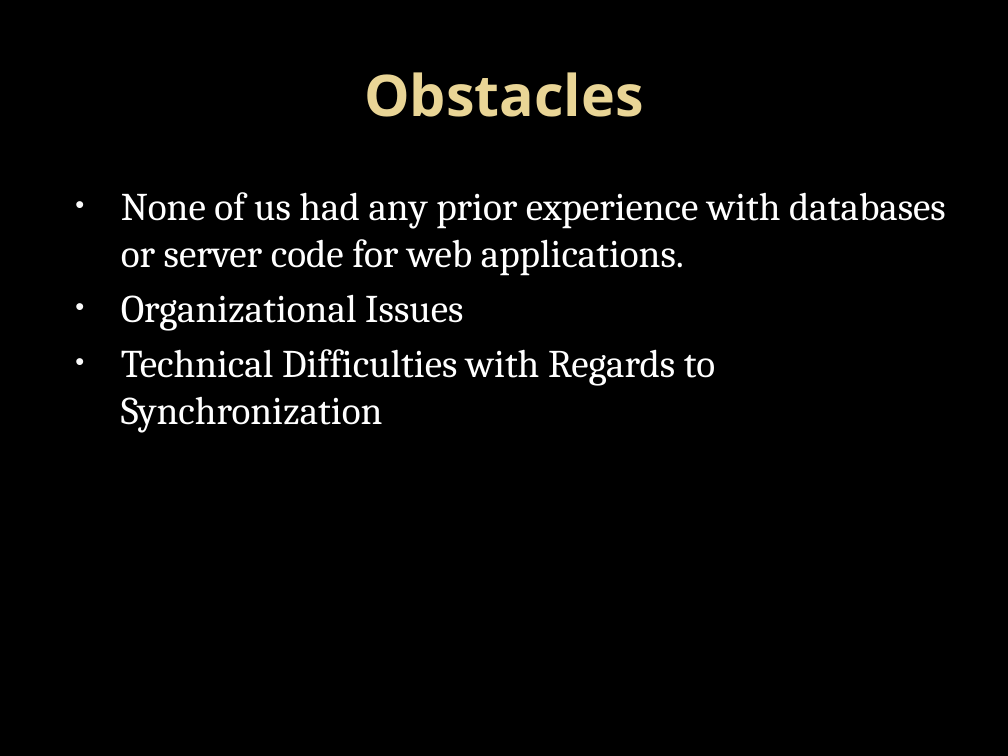
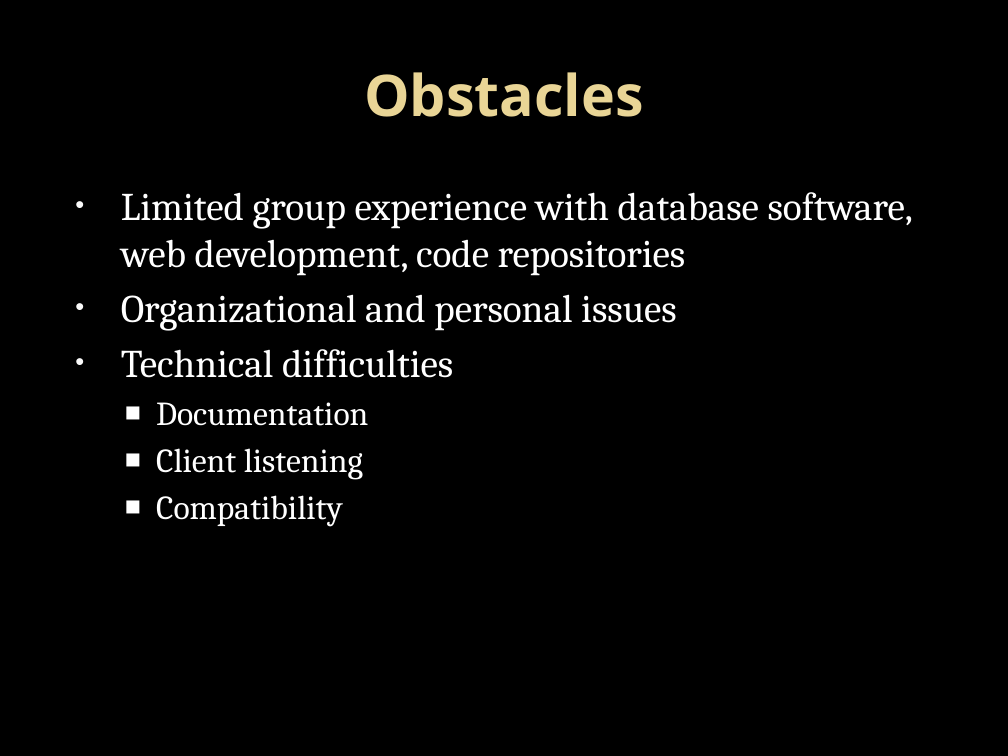
Before and after one commit to ProfBMoriarty/Knecht, a slide deck: slide 12 of Knecht.pptx (slide 18 before the commit). Drawn at 1008x756 pixels with LibreOffice and Linux fonts; fonts in the diff are those of the drawing; background and template pictures are left out. Boxes give left, top, right and bottom in pixels: in the first picture for what was removed or moved away, otherwise in the second. Text is boxed around its words. In the diff, an @@ line names an element or a change of style, - is before the commit and + after.

```diff
--- a/Knecht.pptx
+++ b/Knecht.pptx
@@ text at (121, 192, 913, 527): text changed @@
-• None of us had any prior experience with databases or server code for web applications.
-• Organizational Issues
-• Technical Difficulties with Regards to Synchronization
+• Limited group experience with database software, web development, code repositories
+• Organizational and personal issues
+• Technical difficulties
+  ■ Documentation
+  ■ Client listening
+  ■ Compatibility
```
Also in this commit, not shown: 9 other slides changed, 2 slides added, 8 slides removed.
